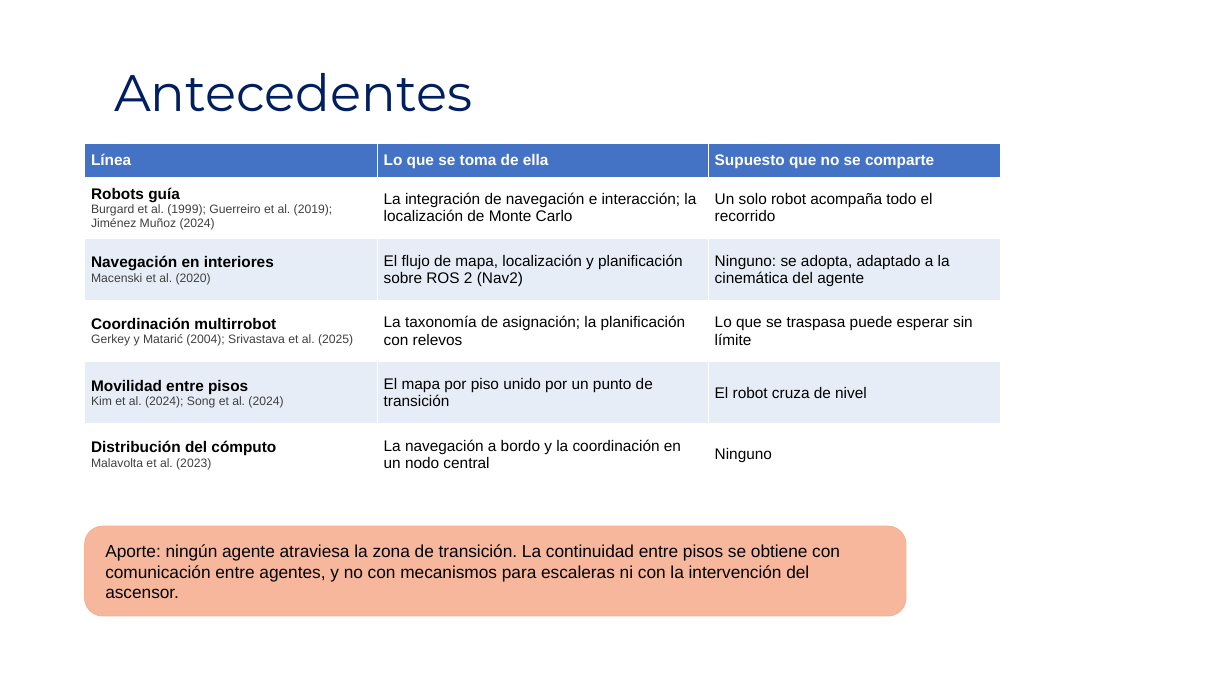
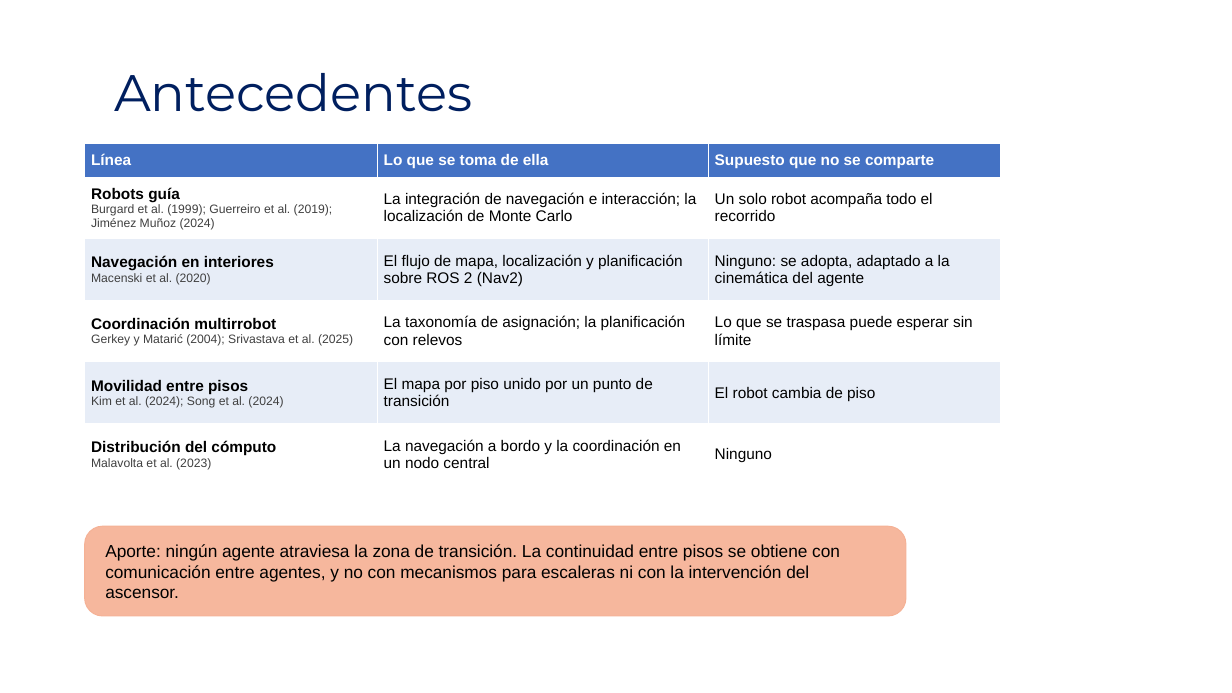
Before and after one commit to shdeza12/Collaborative-Mobile-Robot-System-for-Indoor-Navigation-Assistance-in-Multi-Level-Environments, a slide deck: slide 13 of Documentos/Presentacion/Presustentacion.pptx. Drawn at 1232x693 pixels with LibreOffice and Linux fonts; fonts in the diff are those of the drawing; background and template pictures are left out. Boxes give left, top, right and bottom in pixels: in the first picture for what was removed or moved away, otherwise in the second. Text is boxed around its words. In the diff, an @@ line names an element or a change of style, - is before the commit and + after.

Commit message:
El documento y la presentación dicen «el usuario» y «piso», y la tabla de términos queda en el repositorio
- Documento recortado: «el usuario» en lugar de «la persona» y «el visitante», y «piso» en lugar de «planta» y «nivel». Se conservan los objetivos oficiales, la métrica de continuidad entre niveles, las personas que no son el usuario y la planta como plano. Ninguna cifra cambia, y sigue en 80 páginas.
- El glosario define al usuario, y el resumen y el abstract dicen lo mismo.
- Versión larga: «el usuario» y «piso» en sus capítulos propios; «vehículo» y «nivel» siguen hasta fundirla con la recortada.
- Presentación y figura de topología con los mismos términos.
- Documentos/TERMINOS.md: la tabla de términos, lo que se conserva, dónde aplica y cómo comprobarlo. Entra al índice de guías, al plan, a la cronología y al sitio, que también trae las definiciones.
- generar_semanas.py aplica «piso» y deja intactas las citas entre comillas.

```diff
--- a/Documentos/Presentacion/Presustentacion.pptx
+++ b/Documentos/Presentacion/Presustentacion.pptx
@@ table at box(85, 144, 1002, 485) @@
-row 5, column 3: El robot cruza de nivel
+row 5, column 3: El robot cambia de piso
```
Also in this commit, not shown: 6 other slides changed, 36 other files.
